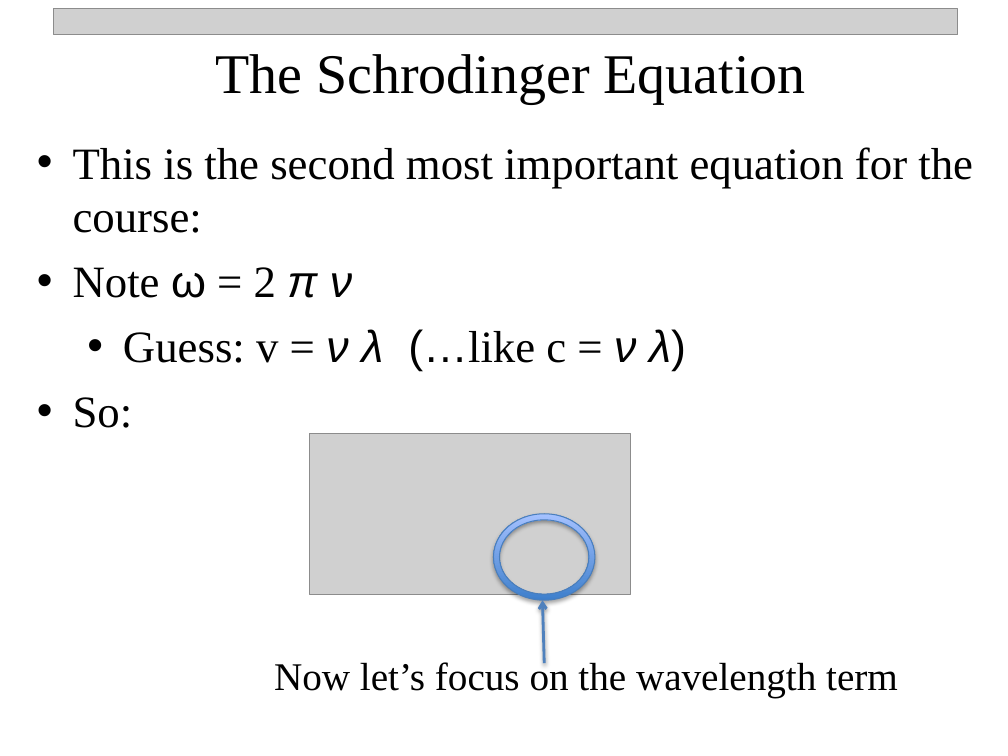
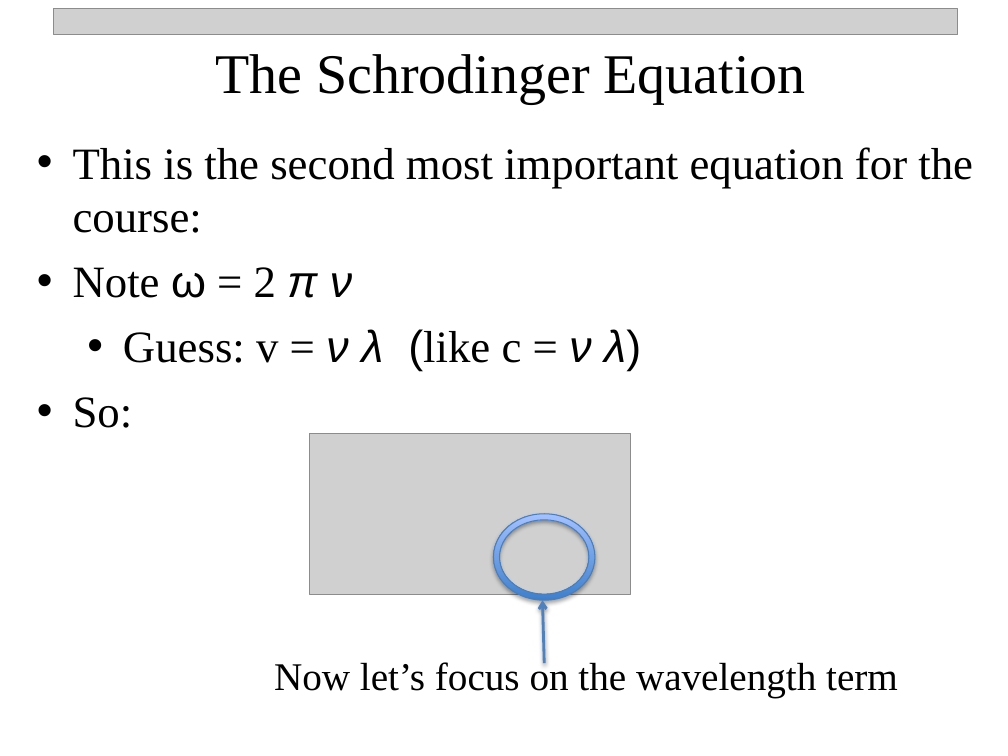
Before and after one commit to npetraco/CHE302, a slide deck: slide 29 of Notes/3_Quantum_TheoryII.pptx. Drawn at 1008x756 pixels with LibreOffice and Linux fonts; fonts in the diff are those of the drawing; grey boxes stand for pictures. Boxes give left, top, right and bottom in pixels: in the first picture for what was removed or moved away, otherwise in the second. Text is boxed around its words. In the diff, an @@ line names an element or a change of style, - is before the commit and + after.

Commit message:
update

```diff
--- a/Notes/3_Quantum_TheoryII.pptx
+++ b/Notes/3_Quantum_TheoryII.pptx
@@ text at bbox=[123, 329, 641, 371]: text changed @@
-  • Guess: v = ν λ (…like c = ν λ)
+  • Guess: v = ν λ (like c = ν λ)
```
